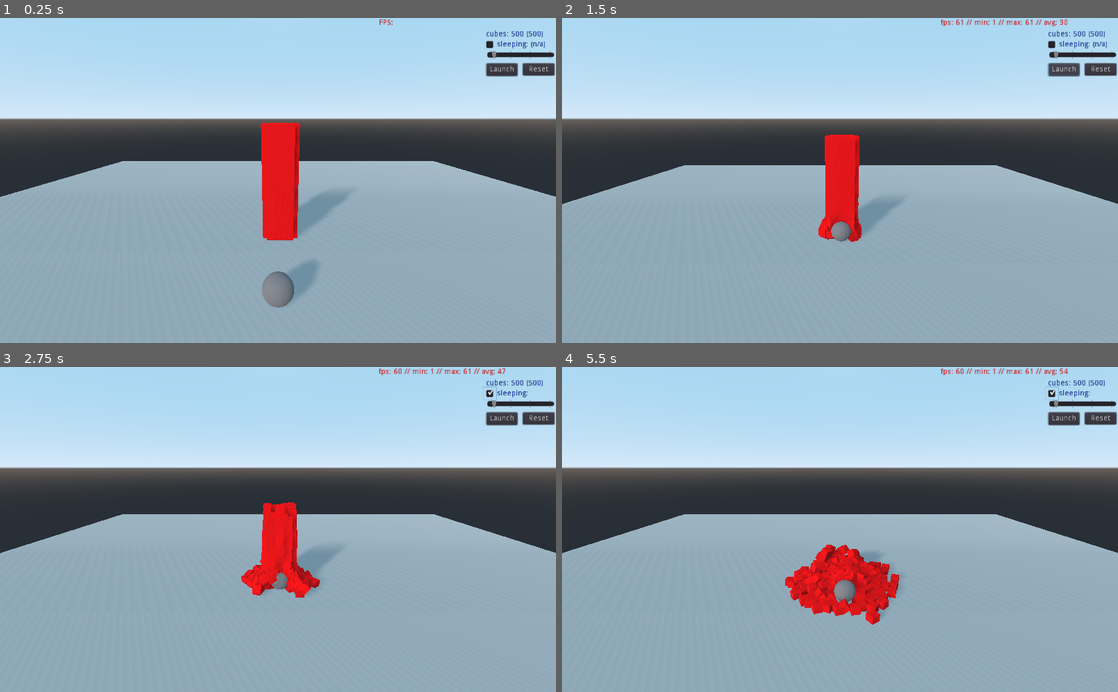
Above: before the commit, frames 1-4 (two rows, left to right).
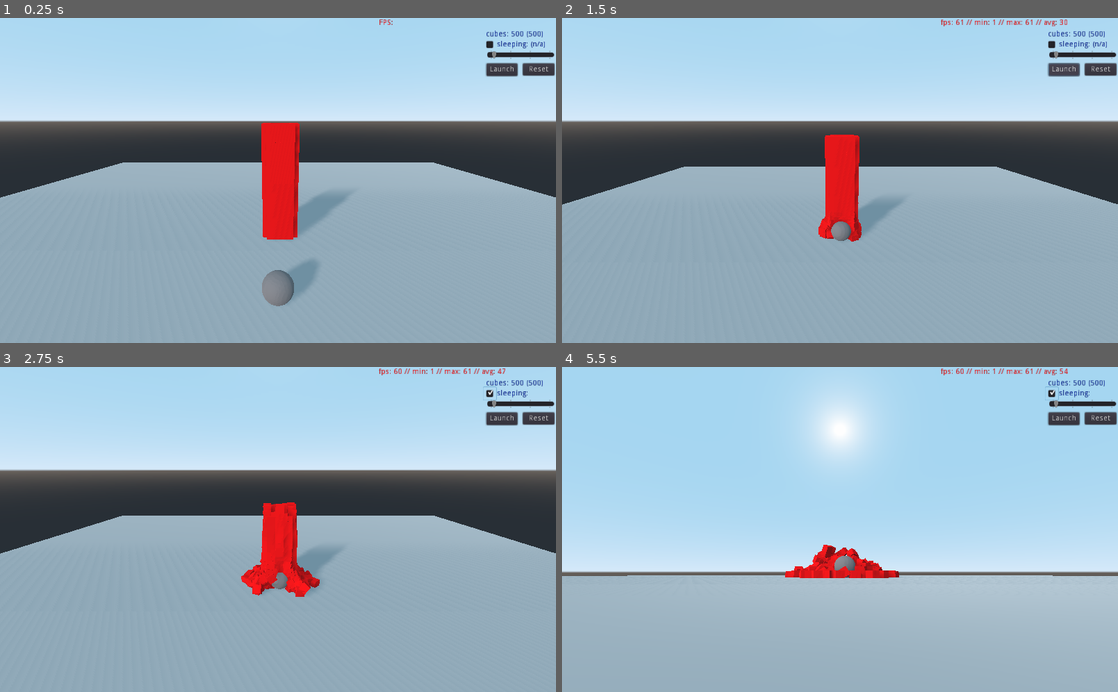
Above: after the commit, the same moments.

Repository: gururise/RigidBody3D-Stress-Test
Game: Godot game, scene res://scenes/main.tscn
Two runs of this game, one before a commit and one after it. Both use one fixed random seed, a clock stepped at 60 frames per second and the inputs below.
Inputs (mouse positions are in pixels of both pictures, inside the frame that each line leads up to):
- Up to frame 1 (0.25 s): no input
- Up to frame 2 (1.5 s): click "Launch" at 0.5 s; click "Launch" at 1.25 s
- Up to frame 3 (2.75 s): click (489, 393) at 2 s
- Up to frame 4 (5.5 s): click (1051, 393) at 2.75 s; click "Launch" at 3.5 s; click (1051, 393) at 4.25 s; tap Enter at 5 s; move the mouse to (962, 513) at 5.02 s; hold S (cam_down) from 5.03 s (still down); tap Space at 5.27 s

The runs differ from the first frame. In frame 1, 1.6% of the frame differs, in the area x 0-100%, y 30-90%; in frame 2, 1.5%; in frame 3, 1.6%; in frame 4, 48%, in the area x 0-100%, y 9-80%.

Commit message:
allow increased rotation on x-axis for camera

Diff:
--- a/scenes/CameraGimbal.gd
+++ b/scenes/CameraGimbal.gd
@@ -46,5 +46,5 @@
 func _process(_delta):
 	if !mouse_control:
 		get_input_keyboard(_delta)
-	$InnerGimbal.rotation.x = clamp($InnerGimbal.rotation.x, -1.4, -0.01)
+	$InnerGimbal.rotation.x = clamp($InnerGimbal.rotation.x, -1.4, 0.45)
 	scale = lerp(scale, Vector3.ONE * zoom, zoom_speed)
--- a/scenes/main.gd
+++ b/scenes/main.gd
@@ -23,11 +23,11 @@
 const mouse_sens : float  = 0.2
 
 onready var fps : int = int(Performance.get_monitor(Performance.TIME_FPS))
-onready var fps_min : int = 9999
-onready var fps_max : int = 0
-onready var fps_sum : int = 0
-onready var fps_average : float = 0.0
-onready var frames : int = -20  # need to wait a bit before starting to track the fps
+var fps_min : int = 9999
+var fps_max : int = 0
+var fps_sum : int = 0
+var fps_average : float = 0.0
+var frames : int = -20  # need to wait a bit before starting to track the fps
 
 # Called when the node enters the scene tree for the first time.
 func _ready() -> void:
